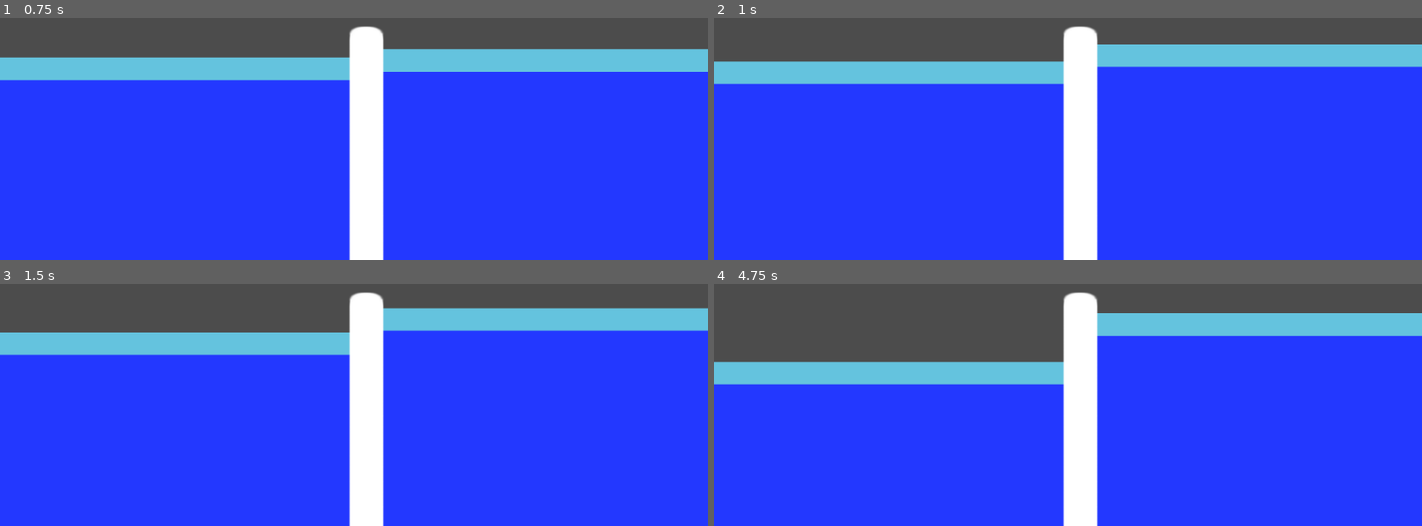
Above: before the commit, frames 1-4 (two rows, left to right).
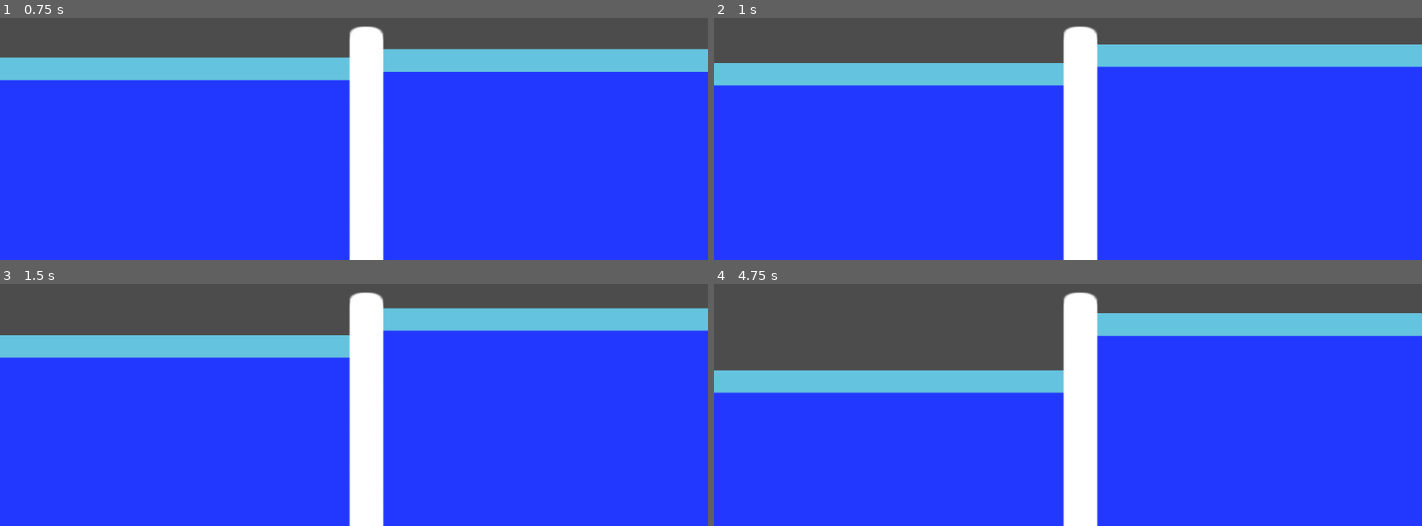
Above: after the commit, the same moments.

Repository: TeamGalileoRobotics/whippo
Game: Godot game, scene res://main.tscn
The game is run twice, just before and just after one commit, with the same random seed, the same clock (stepped at 60 frames per second) and the same inputs.
Inputs:
- Up to frame 1 (0.75 s): tap Enter at 0.5 s; hold W (player1_up) from 0.53 s (still down); hold Down (player2_down) from 0.53 s (still down)
- Up to frame 2 (1 s): keep holding W (player1_up); keep holding Down (player2_down); tap Up (player2_up) at 0.8 s
- Up to frame 3 (1.5 s): release W (player1_up) at 1.28 s; release Down (player2_down) at 1.28 s; hold S (player1_down) from 1.28 s (still down); tap Up (player2_up) at 1.35 s
- Up to frame 4 (4.75 s): tap Down (player2_down) at 1.55, 3.05, 4.55 s; tap Space at 2 s; release S (player1_down) at 2.03 s; hold Down (player2_down) 2.03-2.78 s; hold W (player1_up) 2.03-3.53 s; tap Up (player2_up) at 2.3, 2.85, 3.8, 4.35 s; tap Enter at 3.5 s; hold Down (player2_down) 3.53-4.28 s; hold S (player1_down) from 3.53 s (still down)

Frame 1 is identical in both runs. In frame 2, 0.9% of the frame differs, in the area x 0-50%, y 17-29%; in frame 3, 1.3%; in frame 4, 3.8%, in the area x 0-50%, y 32-46%.

Commit message:
Clean up files

Diff:
--- a/Water.gd
+++ /dev/null
@@ -1,12 +0,0 @@
-extends Sprite
-
-const WATER_SPEED = 0.5
-
-func _ready():
-	pass
-
-func _process(delta):
-	if(Input.is_action_pressed("ui_up")):
-		position.y -= WATER_SPEED
-	if(Input.is_action_pressed("ui_down")):
-		position.y += WATER_SPEED
--- a/waterLeft.gd
+++ b/waterLeft.gd
@@ -6,7 +6,7 @@
 	pass
 
 func _process(delta):
-	if(Input.is_action_pressed("player2_up")):
+	if(Input.is_action_pressed("player2_up") && position.y > 500):
 		position.y -= WATER_SPEED
-	if(Input.is_action_pressed("player2_down")):
+	if(Input.is_action_pressed("player2_down") && position.y < 1024):
 		position.y += WATER_SPEED
